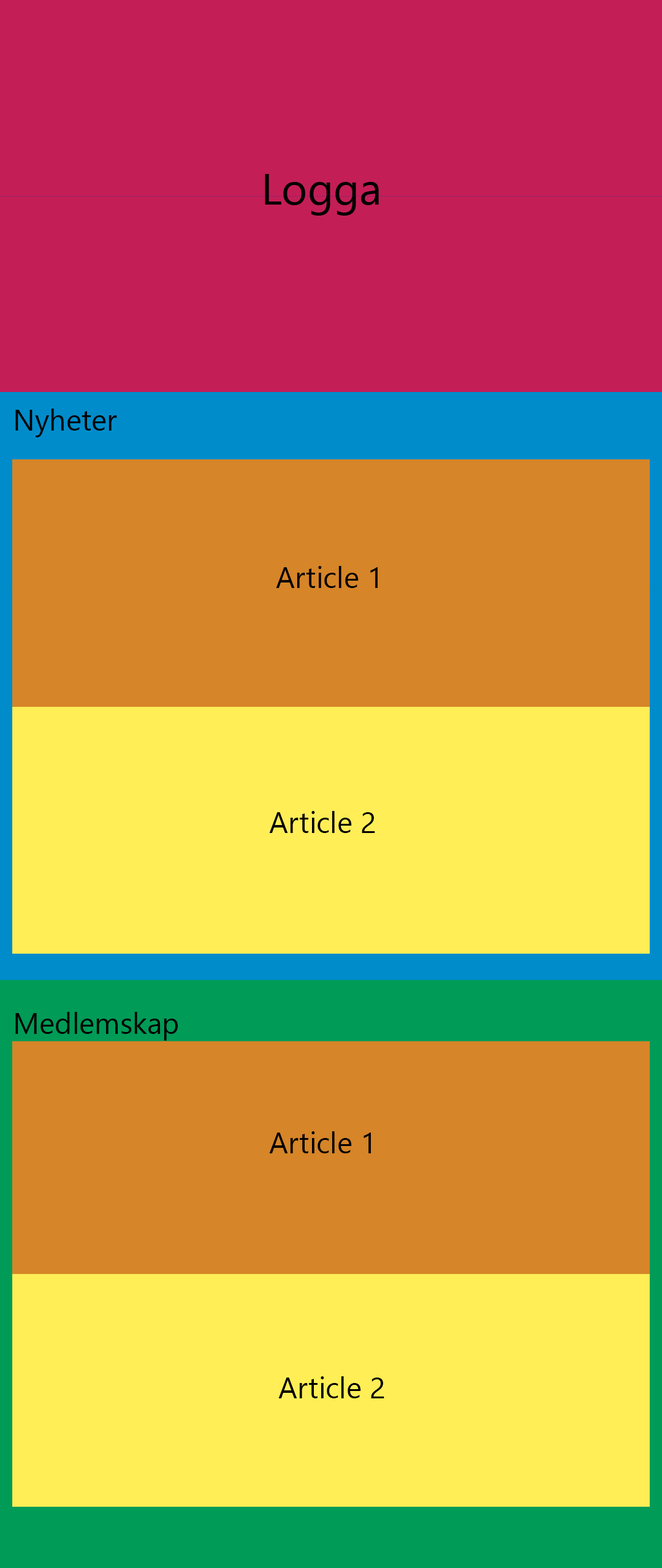
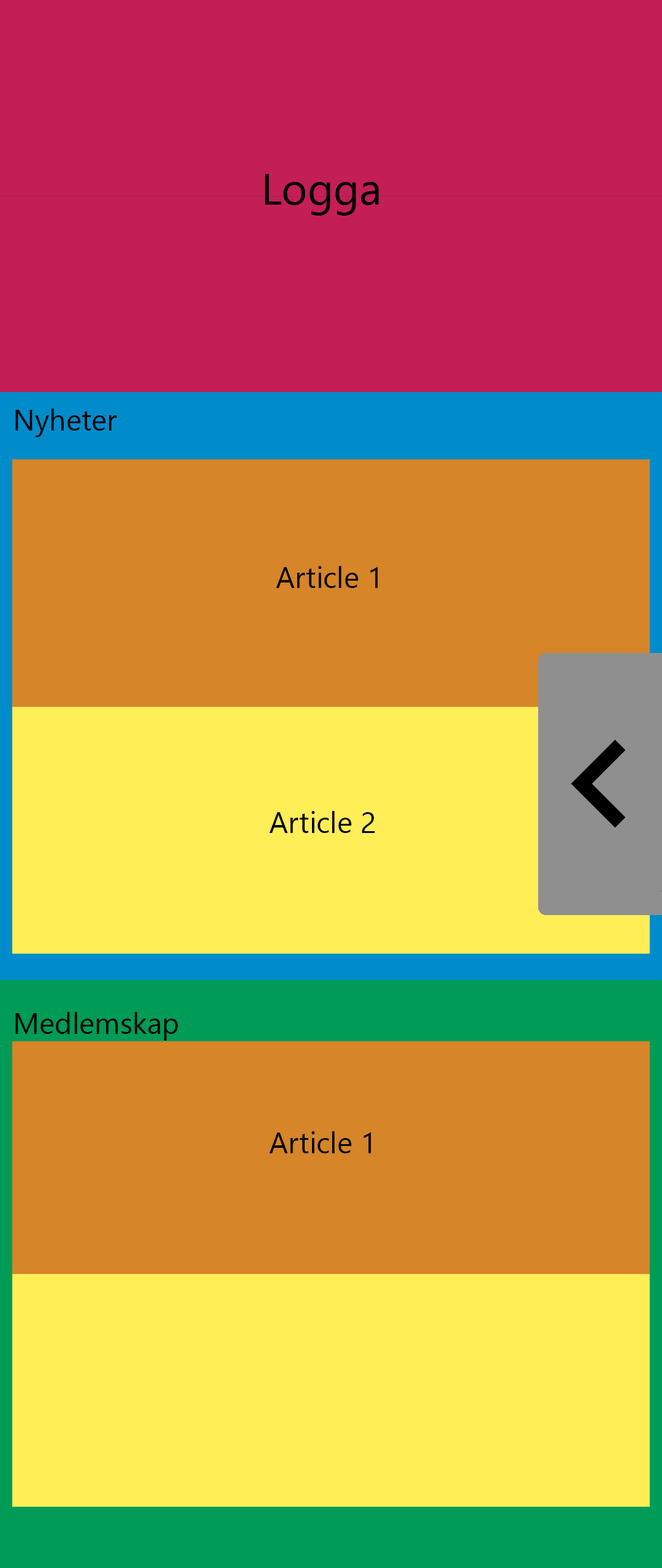
Revision of a layered 662x1568 image; what changed, layer by layer:
removed layer "Article 2" (1st of 2) over [278, 1376, 385, 1399]
added layer "ic_keyboard_arrow_left_black_24px" above "Layer 1" over [570, 739, 626, 829]
added layer "Layer 1" above "Article 2" over [537, 652, 662, 916]
